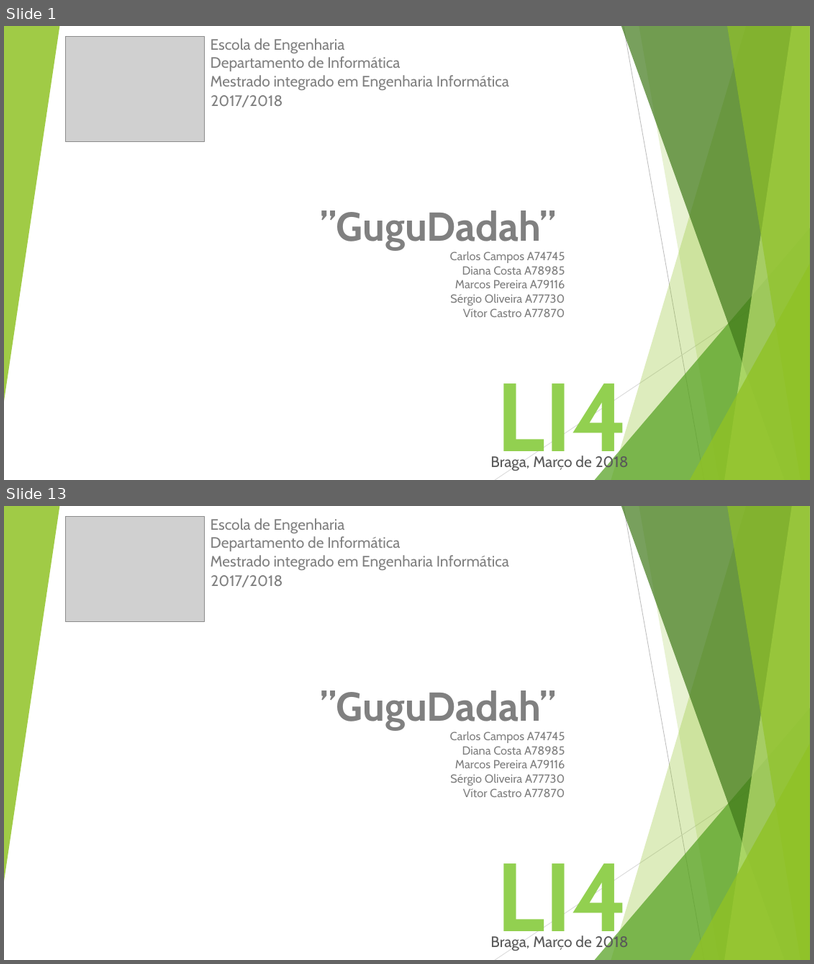
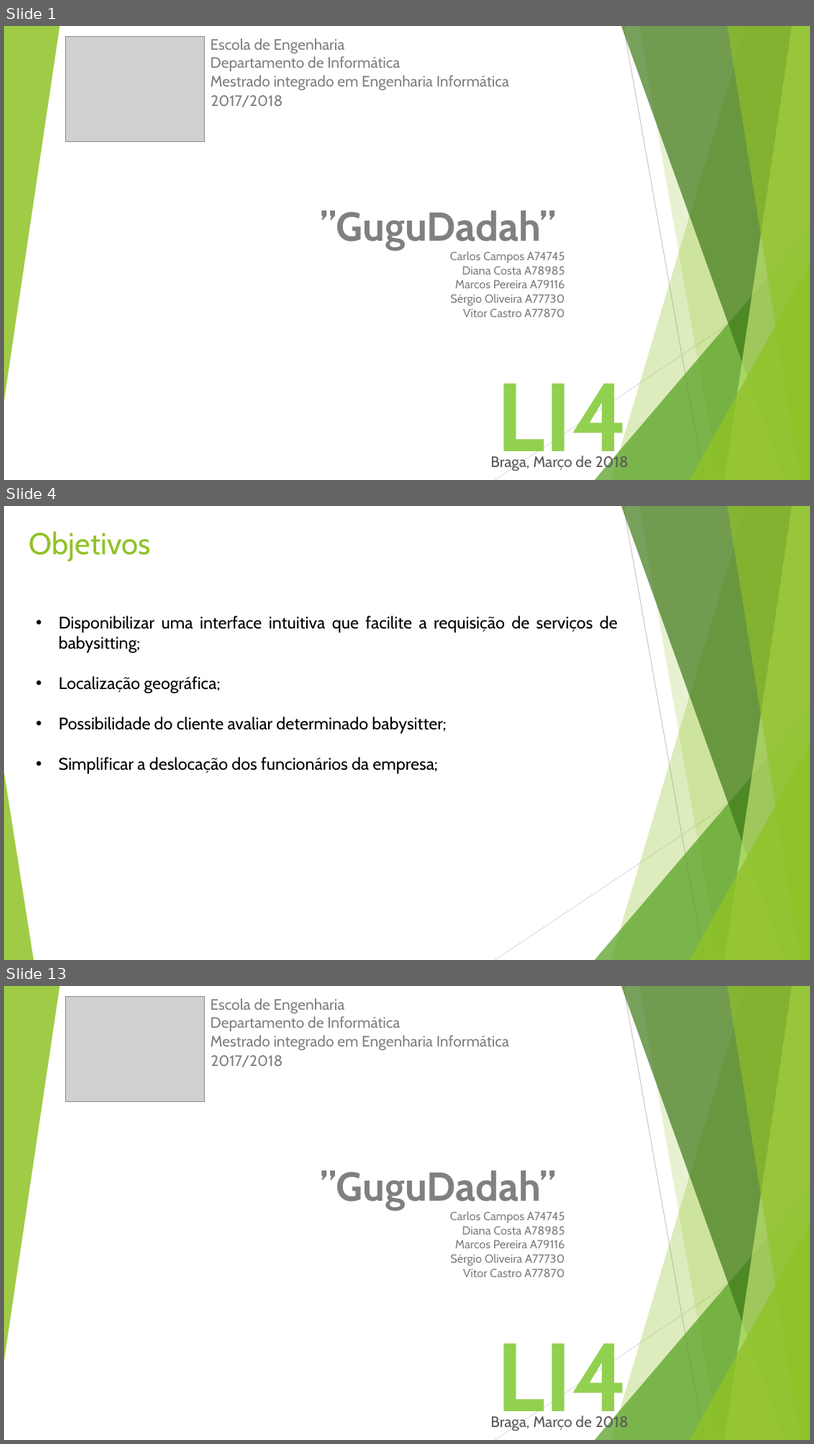
Before and after one commit to vitorjrc/babysitting-system, a slide deck: relatorio/LI4.pptx. Shown one above the other, each under a label of ours: slides 1 and 13 before the commit, slides 1, 4 and 13 after it; the slides between them are not shown. The pictures are 814x964 and 814x1444 pixels, drawn with LibreOffice and Linux fonts; fonts in the diff are those of the drawing; grey boxes stand for pictures. Boxes give left, top, right and bottom in pixels: in the first picture for what was removed or moved away, otherwise in the second. Text is boxed around its words. In the diff, an @@ line names an element or a change of style, - is before the commit and + after.

```diff
--- a/relatorio/LI4.pptx
+++ b/relatorio/LI4.pptx
@@ slide 4 added at [4, 506, 810, 960], background #FFFFFF; not listed: 9 template elements that a slide beside it also shows @@
@@ text added at [28, 531, 151, 561], 36 pt, text #90C226 @@
+Objetivos
@@ text added at [59, 615, 618, 774], 20 pt, text #000000 @@
+• Disponibilizar uma interface intuitiva que facilite a requisição de serviços de babysitting;
+• Localização geográfica;
+• Possibilidade do cliente avaliar determinado babysitter;
+• Simplificar a deslocação dos funcionários da empresa;
@@ triangle added at [4, 772, 34, 960], fill #90C226 at 85% opacity @@
```
Also in this commit, not shown: 7 slides changed, 3 other slides added, 4 slides removed.
